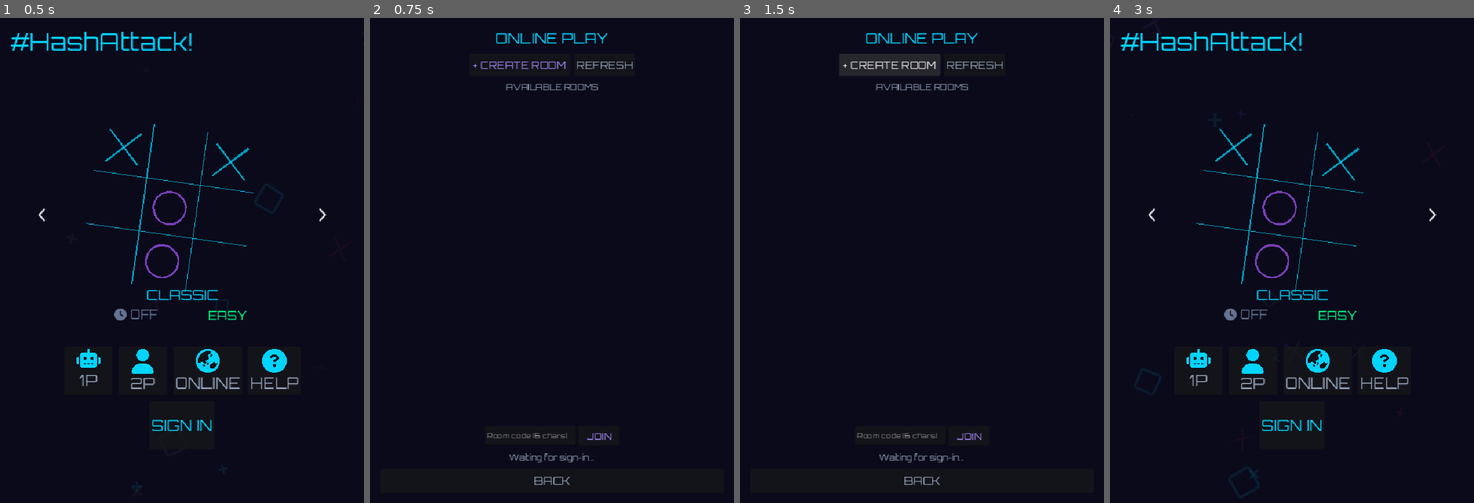
Above: before the commit, frames 1-4 (left to right).
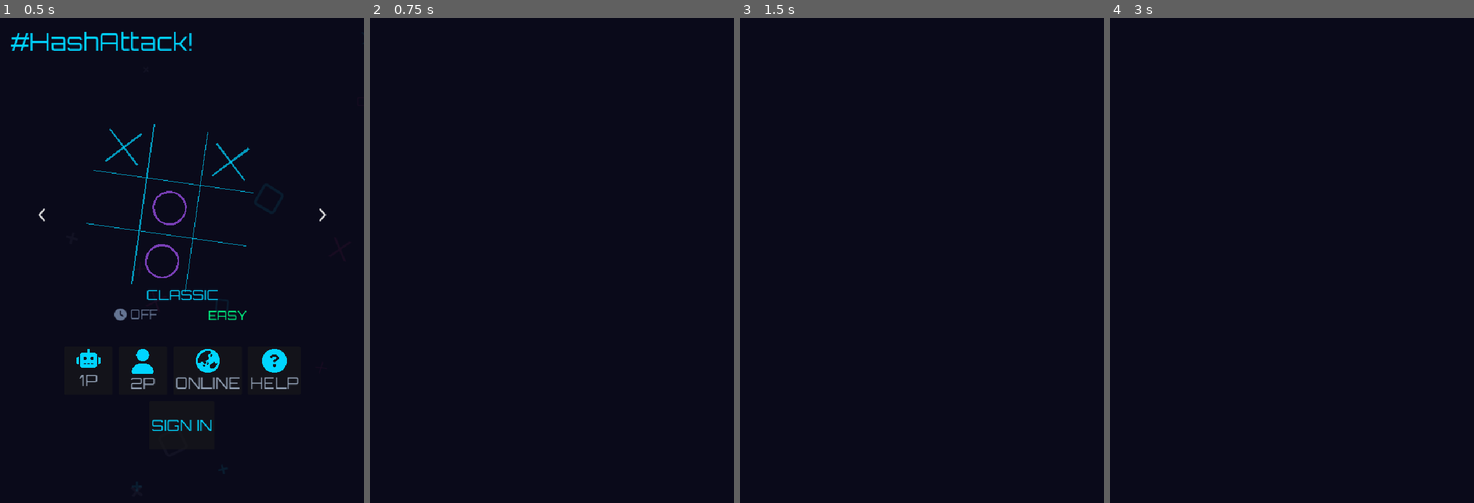
Above: after the commit, the same moments.

Repository: weilies/nexus-arcade
Game: Godot game, scene res://scenes/MainMenu.tscn
Same seed, same stepped clock (60 frames per second), same inputs: the game is played once before the commit and once after it.
Inputs (mouse positions are in pixels of both pictures, inside the frame that each line leads up to):
- Up to frame 1 (0.5 s): no input
- Up to frame 2 (0.75 s): click "ONLINE" at 0.5 s
- Up to frame 3 (1.5 s): click (889, 66) at 1.25 s, where only the run before the commit has a clickable "+ CREATE ROOM"
- Up to frame 4 (3 s): click (1342, 66) at 2 s, where only the run before the commit has a clickable "REFRESH"; click (1292, 478) at 2.75 s, where only the run before the commit has a clickable "BACK"

Frame 1 is identical in both runs. In frame 2, 1.1% of the frame differs, in the area x 28-73%, y 3-97%; in frame 3, 2.2%; in frame 4, 3.4%, in the area x 3-90%, y 2-95%.
Error after the commit: Parse Error: Cannot infer the type of "captured" variable because the value doesn't have a set type. (res://scenes/OnlineLobby.gd:293)

Commit message:
fix(hashattack): create-room dialog adds inline GAME MODE + TURN TIMER pickers
Previously inherited from Globals (whatever was last selected on MainMenu), so creators couldn't pick mode/timer for the room from the lobby itself.

Co-Authored-By: Claude Sonnet 4.6 (1M context) <noreply@anthropic.com>

Diff:
--- a/games/hashattack/scenes/OnlineLobby.gd
+++ b/games/hashattack/scenes/OnlineLobby.gd
@@ -275,6 +275,52 @@
 		pwd_input.visible = true
 	)
 
+	# ── Game mode picker ──
+	var mode_lbl := _mk_label("GAME MODE", 12, MUTED)
+	mode_lbl.horizontal_alignment = HORIZONTAL_ALIGNMENT_CENTER
+	_modal_body.add_child(mode_lbl)
+	var mode_row := HBoxContainer.new()
+	mode_row.add_theme_constant_override("separation", 6)
+	mode_row.alignment = BoxContainer.ALIGNMENT_CENTER
+	_modal_body.add_child(mode_row)
+	var mode_default := Globals.current_game_mode if Globals.current_game_mode != "" else "classic"
+	var mode_ref := [mode_default]
+	var mode_btns := {}
+	for m in ["classic", "ultimate", "ephemeral"]:
+		var b := _mk_button(m.to_upper(), 13, CYAN if m == mode_default else MUTED)
+		b.custom_minimum_size = Vector2(96, 34)
+		mode_btns[m] = b
+		var captured := m
+		b.pressed.connect(func():
+			mode_ref[0] = captured
+			for k in mode_btns:
+				mode_btns[k].add_theme_color_override("font_color", CYAN if k == captured else MUTED)
+		)
+		mode_row.add_child(b)
+
+	# ── Timer picker ──
+	var timer_lbl_hdr := _mk_label("TURN TIMER", 12, MUTED)
+	timer_lbl_hdr.horizontal_alignment = HORIZONTAL_ALIGNMENT_CENTER
+	_modal_body.add_child(timer_lbl_hdr)
+	var timer_row := HBoxContainer.new()
+	timer_row.add_theme_constant_override("separation", 6)
+	timer_row.alignment = BoxContainer.ALIGNMENT_CENTER
+	_modal_body.add_child(timer_row)
+	var timer_default := RoomManager.timer_label_from_seconds(Globals.timer_seconds)
+	var timer_ref := [timer_default]
+	var timer_btns := {}
+	for t in ["OFF", "BLITZ", "CASUAL", "CHILL"]:
+		var b := _mk_button(t, 13, ACCENT if t == timer_default else MUTED)
+		b.custom_minimum_size = Vector2(74, 34)
+		timer_btns[t] = b
+		var captured := t
+		b.pressed.connect(func():
+			timer_ref[0] = captured
+			for k in timer_btns:
+				timer_btns[k].add_theme_color_override("font_color", ACCENT if k == captured else MUTED)
+		)
+		timer_row.add_child(b)
+
 	var err_lbl := _mk_label("", 13, Color("#ef4444"))
 	err_lbl.horizontal_alignment = HORIZONTAL_ALIGNMENT_CENTER
 	_modal_body.add_child(err_lbl)
@@ -304,16 +350,15 @@
 			return
 		btn_go.disabled = true
 		err_lbl.text = ""
-		await _do_create(rn, priv, pwd)
+		await _do_create(rn, priv, pwd, str(mode_ref[0]), str(timer_ref[0]))
 		btn_go.disabled = false
 	)
 	btns.add_child(btn_go)
 
-func _do_create(room_name: String, is_private: bool, password: String) -> void:
+func _do_create(room_name: String, is_private: bool, password: String,
+		game_mode: String = "classic", timer_lbl: String = "OFF") -> void:
 	_set_status("Creating room...")
 	var user_id := _get_user_id_from_jwt(Globals.jwt)
-	var game_mode := Globals.current_game_mode if Globals.current_game_mode != "" else "classic"
-	var timer_lbl := RoomManager.timer_label_from_seconds(Globals.timer_seconds)
 	var row: Dictionary = await RoomManager.create_room_async(
 		Globals.supabase, user_id, room_name, is_private, password, game_mode, timer_lbl)
 	if row.is_empty():
Not shown, changed: portal/public/games/hashattack/index.html
Not shown, changed: portal/public/games/hashattack/index.pck
